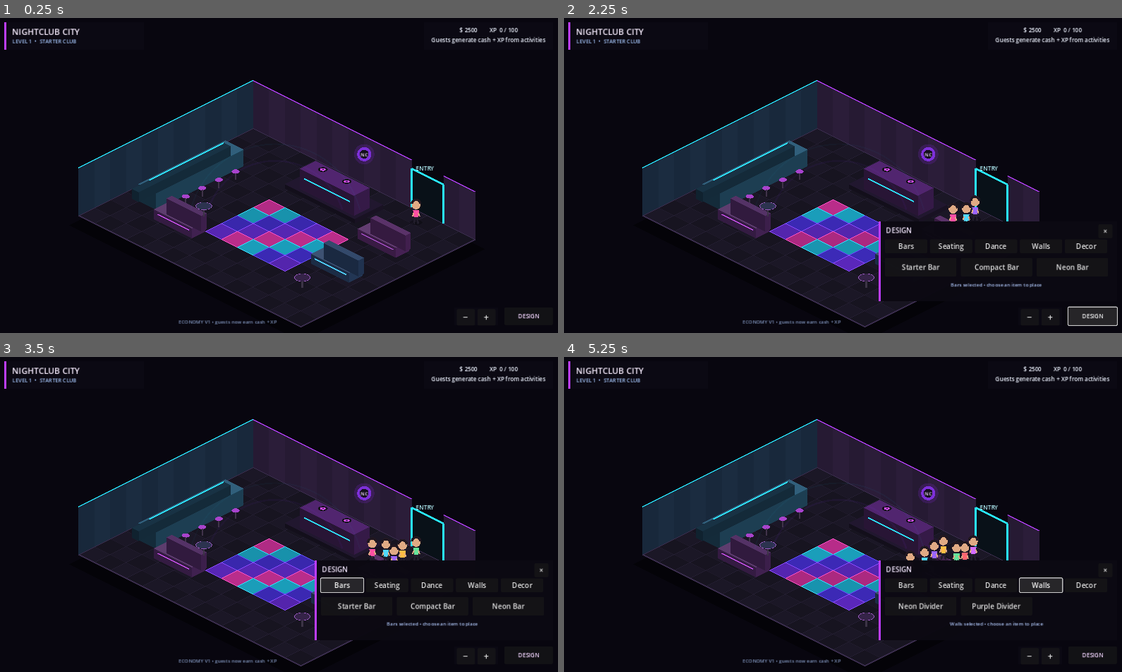
Above: before the commit, frames 1-4 (two rows, left to right).
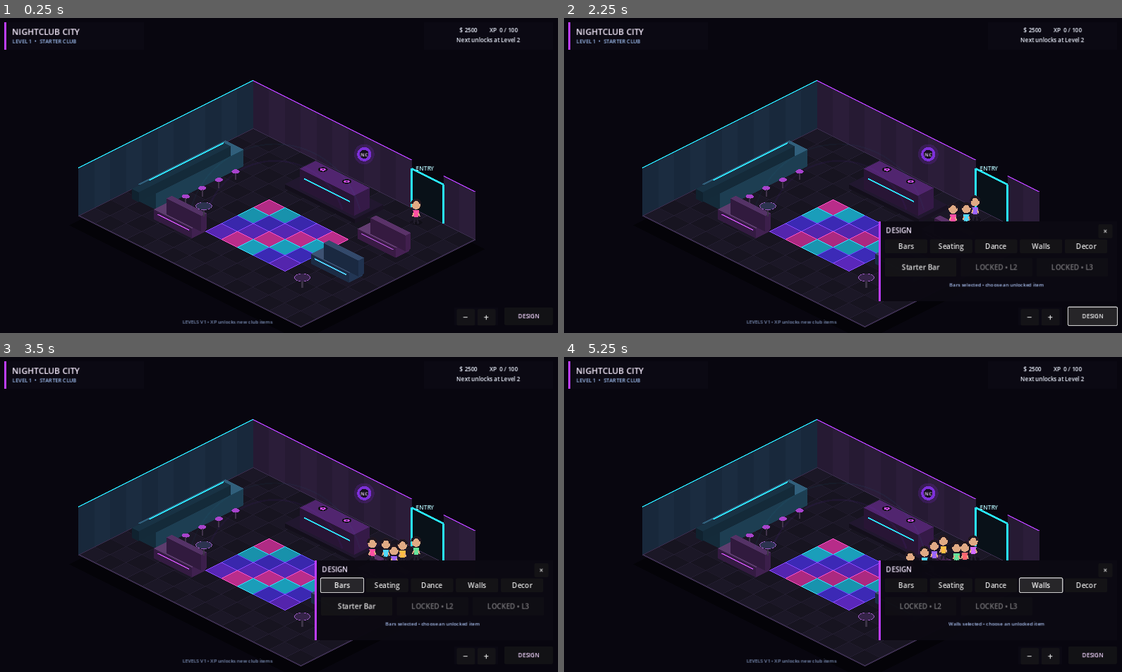
Above: after the commit, the same moments.

Repository: 22crob/Nightclub-City
Game: Godot game, scene res://scenes/main.tscn
Same seed, same stepped clock (60 frames per second), same inputs: the game is played once before the commit and once after it.
Inputs:
- Up to frame 1 (0.25 s): no input
- Up to frame 2 (2.25 s): click "−" at 0.5 s; click "+" at 1.25 s; click "DESIGN" at 2 s
- Up to frame 3 (3.5 s): click "Bars" at 2.75 s
- Up to frame 4 (5.25 s): click "Seating" at 3.5 s; click "Dance" at 4.25 s; click "Walls" at 5 s

The runs differ from the first frame. In frame 1, 0.3% of the frame differs, in the area x 31-98%, y 6-98%; in frame 2, 0.6%; in frame 3, 0.6%; in frame 4, 0.7%.

Commit message:
Add Level Progression v1
Add Level 1–3 XP thresholds, design-item unlock requirements, per-level HUD progress, and a level-up celebration panel.

Diff:
--- a/godot/scenes/main.tscn
+++ b/godot/scenes/main.tscn
@@ -76,8 +76,51 @@
 grow_vertical = 0
 theme_override_colors/font_color = Color(0.50, 0.58, 0.74, 1)
 theme_override_font_sizes/font_size = 11
-text = "ECONOMY V1 • guests now earn cash + XP"
-horizontal_alignment = 1
+text = "LEVELS V1 • XP unlocks new club items"
+horizontal_alignment = 1
+
+[node name="LevelUpPanel" type="ColorRect" parent="HUD"]
+visible = false
+anchors_preset = 8
+anchor_left = 0.5
+anchor_top = 0.5
+anchor_right = 0.5
+anchor_bottom = 0.5
+offset_left = -240.0
+offset_top = -78.0
+offset_right = 240.0
+offset_bottom = 78.0
+grow_horizontal = 2
+grow_vertical = 2
+mouse_filter = 2
+color = Color(0.055, 0.035, 0.09, 0.97)
+
+[node name="AccentTop" type="ColorRect" parent="HUD/LevelUpPanel"]
+offset_right = 480.0
+offset_bottom = 5.0
+color = Color(0.76, 0.27, 1, 1)
+
+[node name="Title" type="Label" parent="HUD/LevelUpPanel"]
+offset_left = 20.0
+offset_top = 24.0
+offset_right = 460.0
+offset_bottom = 60.0
+theme_override_colors/font_color = Color(1, 0.9, 0.43, 1)
+theme_override_font_sizes/font_size = 26
+text = "LEVEL UP!"
+horizontal_alignment = 1
+
+[node name="Detail" type="Label" parent="HUD/LevelUpPanel"]
+offset_left = 24.0
+offset_top = 68.0
+offset_right = 456.0
+offset_bottom = 136.0
+theme_override_colors/font_color = Color(0.9, 0.84, 1, 1)
+theme_override_font_sizes/font_size = 13
+text = "New club items unlocked"
+horizontal_alignment = 1
+vertical_alignment = 1
+autowrap_mode = 2
 
 [node name="ZoomControls" type="ColorRect" parent="HUD"]
 anchors_preset = 3
--- a/godot/scripts/main.gd
+++ b/godot/scripts/main.gd
@@ -28,6 +28,10 @@
 @onready var delete_button: Button = $HUD/SelectionPanel/Delete
 @onready var done_button: Button = $HUD/SelectionPanel/Done
 @onready var stats_label: Label = $HUD/StatsPanel/Stats
+@onready var club_status_label: Label = $HUD/BrandPanel/Status
+@onready var level_up_panel: ColorRect = $HUD/LevelUpPanel
+@onready var level_up_title: Label = $HUD/LevelUpPanel/Title
+@onready var level_up_detail: Label = $HUD/LevelUpPanel/Detail
 
 var dragging: bool = false
 var zoom_level: float = 1.0
@@ -43,36 +47,41 @@
 const NPC_SPEED: float = 0.95
 const NPC_PERSONAL_SPACE: float = 0.42
 const NO_SPOT: Vector2 = Vector2(-99.0, -99.0)
+const LEVEL_2_XP: int = 100
+const LEVEL_3_XP: int = 250
+const MAX_TEST_LEVEL: int = 3
 
 var npc_agents: Array = []
 var npc_cycle_count: int = 0
 var cash: int = 2500
 var xp: int = 0
 var completed_activities: int = 0
+var current_level: int = 1
+var level_up_timer: float = 0.0
 
 var item_catalog: Dictionary = {
 	"Bars": [
-		{"id": "starter_bar", "name": "Starter Bar", "w": 1, "d": 3, "kind": "bar", "color": Color("#2f6582")},
-		{"id": "compact_bar", "name": "Compact Bar", "w": 2, "d": 2, "kind": "bar", "color": Color("#5b337b")},
-		{"id": "neon_bar", "name": "Neon Bar", "w": 1, "d": 4, "kind": "bar", "color": Color("#315f78")}
+		{"id": "starter_bar", "name": "Starter Bar", "w": 1, "d": 3, "kind": "bar", "unlock_level": 1, "color": Color("#2f6582")},
+		{"id": "compact_bar", "name": "Compact Bar", "w": 2, "d": 2, "kind": "bar", "unlock_level": 2, "color": Color("#5b337b")},
+		{"id": "neon_bar", "name": "Neon Bar", "w": 1, "d": 4, "kind": "bar", "unlock_level": 3, "color": Color("#315f78")}
 	],
 	"Seating": [
-		{"id": "booth", "name": "Lounge Booth", "w": 2, "d": 1, "kind": "seat", "color": Color("#5b2d70")},
-		{"id": "sofa", "name": "Club Sofa", "w": 2, "d": 1, "kind": "seat", "color": Color("#294a70")},
-		{"id": "chair", "name": "Accent Chair", "w": 1, "d": 1, "kind": "seat", "color": Color("#7a3f82")}
+		{"id": "booth", "name": "Lounge Booth", "w": 2, "d": 1, "kind": "seat", "unlock_level": 1, "color": Color("#5b2d70")},
+		{"id": "sofa", "name": "Club Sofa", "w": 2, "d": 1, "kind": "seat", "unlock_level": 2, "color": Color("#294a70")},
+		{"id": "chair", "name": "Accent Chair", "w": 1, "d": 1, "kind": "seat", "unlock_level": 3, "color": Color("#7a3f82")}
 	],
 	"Dance": [
-		{"id": "dance_tile", "name": "Dance Tile", "w": 1, "d": 1, "kind": "dance", "color": Color("#7c36ff")},
-		{"id": "dance_block", "name": "2x2 Dance Floor", "w": 2, "d": 2, "kind": "dance", "color": Color("#ff3ebf")}
+		{"id": "dance_tile", "name": "Dance Tile", "w": 1, "d": 1, "kind": "dance", "unlock_level": 1, "color": Color("#7c36ff")},
+		{"id": "dance_block", "name": "2x2 Dance Floor", "w": 2, "d": 2, "kind": "dance", "unlock_level": 2, "color": Color("#ff3ebf")}
 	],
 	"Walls": [
-		{"id": "neon_divider", "name": "Neon Divider", "w": 2, "d": 1, "kind": "wall", "color": Color("#2ddfff")},
-		{"id": "purple_divider", "name": "Purple Divider", "w": 2, "d": 1, "kind": "wall", "color": Color("#a13dff")}
+		{"id": "neon_divider", "name": "Neon Divider", "w": 2, "d": 1, "kind": "wall", "unlock_level": 2, "color": Color("#2ddfff")},
+		{"id": "purple_divider", "name": "Purple Divider", "w": 2, "d": 1, "kind": "wall", "unlock_level": 3, "color": Color("#a13dff")}
 	],
 	"Decor": [
-		{"id": "round_table", "name": "Round Table", "w": 1, "d": 1, "kind": "table", "color": Color("#4b335e")},
-		{"id": "neon_pillar", "name": "Neon Pillar", "w": 1, "d": 1, "kind": "pillar", "color": Color("#28dfff")},
-		{"id": "purple_pillar", "name": "Purple Pillar", "w": 1, "d": 1, "kind": "pillar", "color": Color("#c24cff")}
+		{"id": "round_table", "name": "Round Table", "w": 1, "d": 1, "kind": "table", "unlock_level": 1, "color": Color("#4b335e")},
+		{"id": "neon_pillar", "name": "Neon Pillar", "w": 1, "d": 1, "kind": "pillar", "unlock_level": 2, "color": Color("#28dfff")},
+		{"id": "purple_pillar", "name": "Purple Pillar", "w": 1, "d": 1, "kind": "pillar", "unlock_level": 3, "color": Color("#c24cff")}
 	]
 }
 
@@ -90,7 +99,7 @@
 ]
 
 func _ready() -> void:
-	print("Nightclub City Economy + XP v1 loaded.")
+	print("Nightclub City Level Progression v1 loaded.")
 	zoom_out_button.pressed.connect(_zoom_out)
 	zoom_in_button.pressed.connect(_zoom_in)
 	design_button.pressed.connect(_toggle_design_drawer)
@@ -109,6 +118,7 @@
 	done_button.pressed.connect(_deselect_object)
 	_load_layout()
 	_load_economy()
+	current_level = _level_for_xp(xp)
 	_initialize_npcs()
 	_update_stats_hud()
 	_set_category("Bars")
@@ -117,6 +127,12 @@
 func _process(delta: float) -> void:
 	anim_time += delta
 	_update_npcs(delta)
+
+	if level_up_timer > 0.0:
+		level_up_timer -= delta
+		if level_up_timer <= 0.0:
+			level_up_panel.visible = false
+
 	queue_redraw()
 
 func _unhandled_input(event: InputEvent) -> void:
@@ -461,23 +477,43 @@
 func _set_category(category: String) -> void:
 	selected_category = category
 	_cancel_placement()
-	var items: Array = item_catalog[category]
+	_refresh_design_buttons()
+	design_hint.text = category + " selected • choose an unlocked item"
+
+func _refresh_design_buttons() -> void:
+	var items: Array = item_catalog[selected_category]
 	var buttons: Array[Button] = [item_button_1, item_button_2, item_button_3]
+
 	for i in range(buttons.size()):
-		if i < items.size():
-			buttons[i].visible = true
-			buttons[i].text = str(items[i]["name"])
+		if i >= items.size():
+			buttons[i].visible = false
+			continue
+
+		var item: Dictionary = items[i]
+		var unlock_level: int = int(item.get("unlock_level", 1))
+		var unlocked: bool = current_level >= unlock_level
+		buttons[i].visible = true
+		buttons[i].disabled = not unlocked
+
+		if unlocked:
+			buttons[i].text = str(item["name"])
 		else:
-			buttons[i].visible = false
-	design_hint.text = category + " selected • choose an item to place"
+			buttons[i].text = "LOCKED • L" + str(unlock_level)
 
 func _select_item(index: int) -> void:
 	var items: Array = item_catalog[selected_category]
 	if index < 0 or index >= items.size():
 		return
+
+	var item: Dictionary = items[index]
+	var unlock_level: int = int(item.get("unlock_level", 1))
+	if current_level < unlock_level:
+		design_hint.text = str(item["name"]) + " unlocks at Level " + str(unlock_level)
+		return
+
 	moving_object_index = -1
 	_deselect_object()
-	current_item = items[index].duplicate(true)
+	current_item = item.duplicate(true)
 	hover_tile = _world_to_tile(get_global_mouse_position())
 	design_hint.text = str(current_item["name"]) + " selected • click floor to place • right-click/Esc cancels"
 	queue_redraw()
@@ -1265,14 +1301,50 @@
 		cash_reward = 9
 		xp_reward = 3
 
+	var previous_level: int = current_level
 	cash += cash_reward
 	xp += xp_reward
 	completed_activities += 1
+	current_level = _level_for_xp(xp)
+
+	if current_level > previous_level:
+		_show_level_up(current_level)
+
 	_update_stats_hud()
 	_save_economy()
 
 func _update_stats_hud() -> void:
-	stats_label.text = "$ " + str(cash) + "        XP  " + str(xp) + " / 100\nGuests generate cash + XP from activities"
+	club_status_label.text = "LEVEL " + str(current_level) + "  •  STARTER CLUB"
+
+	if current_level == 1:
+		stats_label.text = "$ " + str(cash) + "        XP  " + str(xp) + " / " + str(LEVEL_2_XP) + "\nNext unlocks at Level 2"
+	elif current_level == 2:
+		var level_two_progress: int = xp - LEVEL_2_XP
+		var level_two_goal: int = LEVEL_3_XP - LEVEL_2_XP
+		stats_label.text = "$ " + str(cash) + "        XP  " + str(level_two_progress) + " / " + str(level_two_goal) + "\nNext unlocks at Level 3"
+	else:
+		stats_label.text = "$ " + str(cash) + "        XP  " + str(xp) + "  •  LEVEL 3\nProgression test cap reached"
+
+func _level_for_xp(total_xp: int) -> int:
+	if total_xp >= LEVEL_3_XP:
+		return 3
+	if total_xp >= LEVEL_2_XP:
+		return 2
+	return 1
+
+func _show_level_up(new_level: int) -> void:
+	level_up_title.text = "LEVEL UP!  LEVEL " + str(new_level)
+	level_up_detail.text = _unlock_summary_for_level(new_level)
+	level_up_panel.visible = true
+	level_up_timer = 3.5
+	_refresh_design_buttons()
+
+func _unlock_summary_for_level(level: int) -> String:
+	if level == 2:
+		return "Unlocked: Compact Bar • Club Sofa • 2x2 Dance Floor • Neon Divider • Neon Pillar"
+	if level == 3:
+		return "Unlocked: Neon Bar • Accent Chair • Purple Divider • Purple Pillar"
+	return "New club items unlocked"
 
 func _save_economy() -> void:
 	var save_data: Dictionary = {
